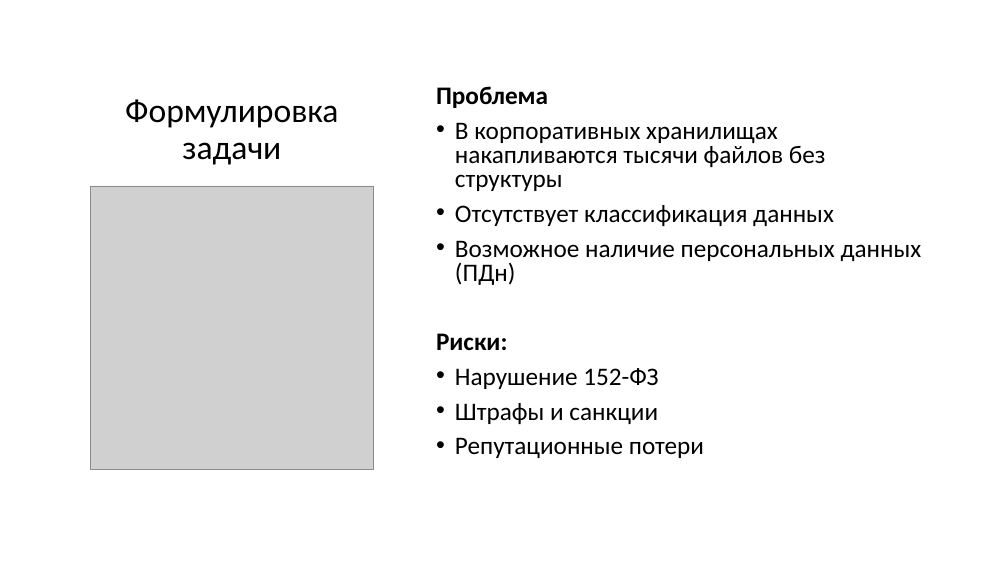
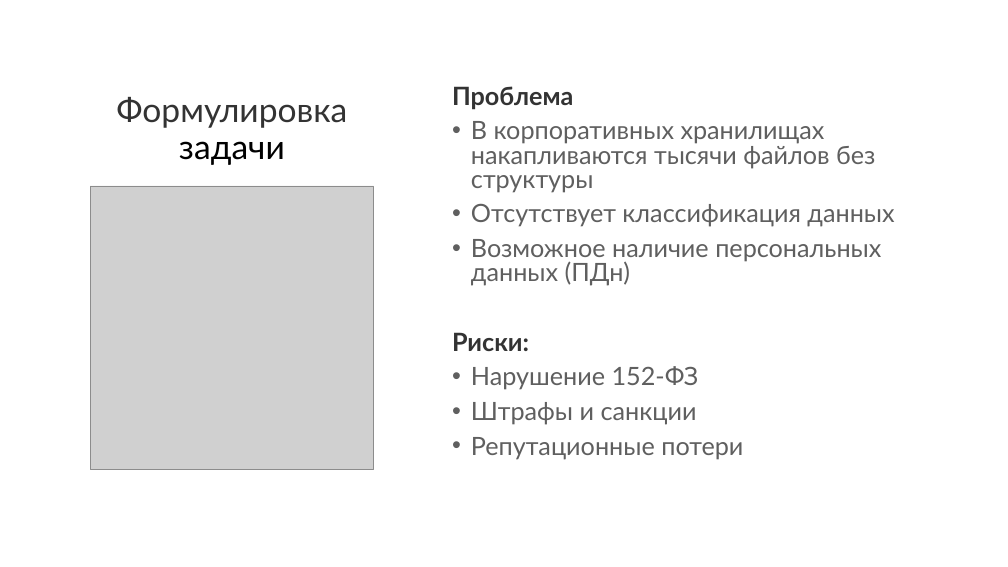
Before and after one commit to IndesFormao/Hackaton_2026_KK, a slide deck: slide 2 of Hakaton_KK.pptx. Drawn at 1008x567 pixels with LibreOffice and Linux fonts; fonts in the diff are those of the drawing; grey boxes stand for pictures. Boxes give left, top, right and bottom in pixels: in the first picture for what was removed or moved away, otherwise in the second. Text is boxed around its words. In the diff, an @@ line names an element or a change of style, - is before the commit and + after.

```diff
--- a/Hakaton_KK.pptx
+++ b/Hakaton_KK.pptx
@@ title "Формулировка задачи": place and size @@
-title "Формулировка задачи" at [125,99,338,165]
+title "Формулировка задачи" at [116,97,347,165]
@@ title "Формулировка задачи" at [116,97,347,165]: font Calibri to Lato; text colour #000000 to #333333 in "Формулировка" @@
@@ text "Проблема": place and size @@
-text "Проблема" at [436,86,922,458]
+text "Проблема" at [452,86,894,459]
@@ text "Проблема" at [452,86,894,459]: font Calibri to Lato, text colour #000000 to #5F5F5F; text colour #000000 to #333333 in "Проблема", "Риски:" @@
```
Also in this commit, not shown: 12 other slides changed.
